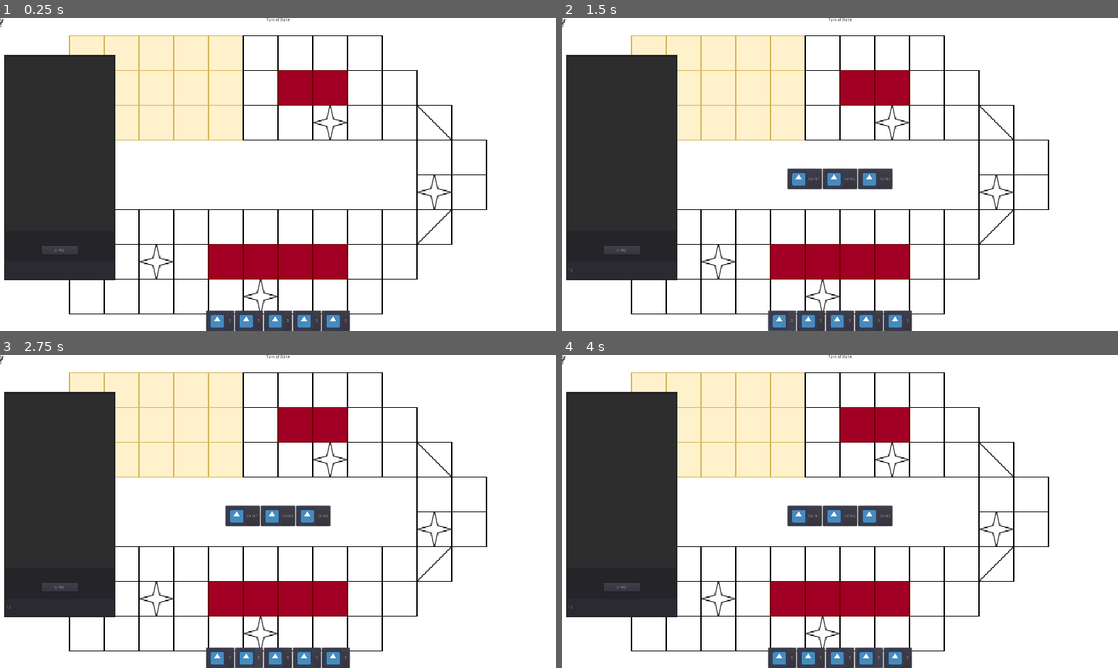
Above: before the commit, frames 1-4 (two rows, left to right).
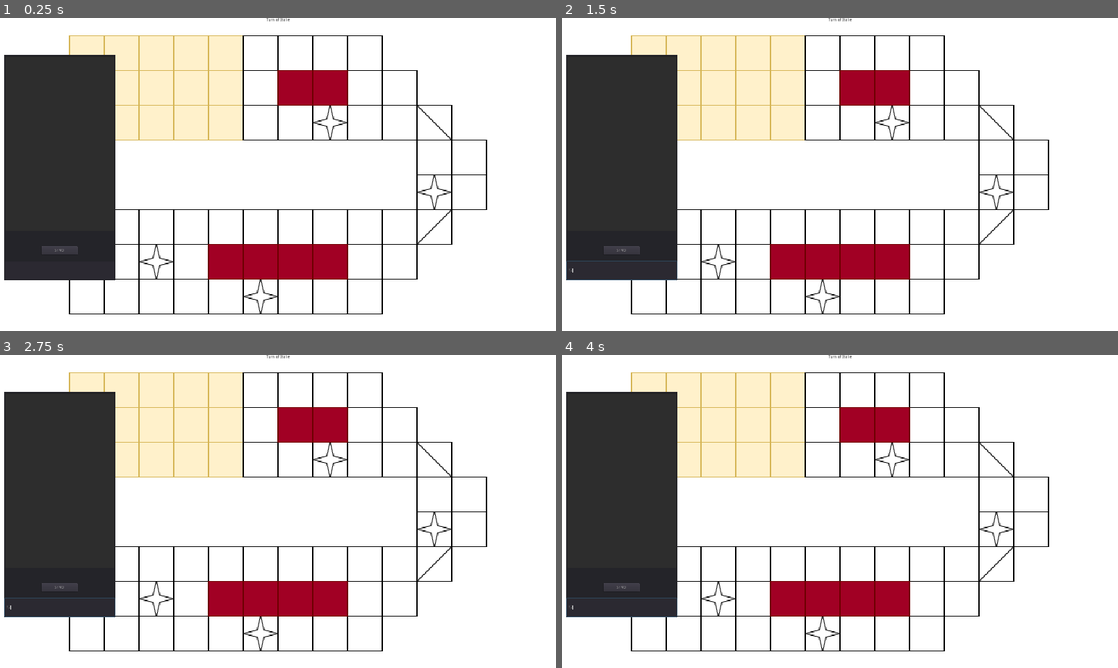
Above: after the commit, the same moments.

Repository: abarbieux/TIA-Prolog-Project
Game: Godot game, scene res://Main.tscn
The game is run twice, just before and just after one commit, with the same random seed, the same clock (stepped at 60 frames per second) and the same inputs. The engine's default icon, where the game draws it, is replaced by a stand-in: a white triangle on a blue panel in a dark square.
Inputs (mouse positions are in pixels of both pictures, inside the frame that each line leads up to):
- Up to frame 1 (0.25 s): no input
- Up to frame 2 (1.5 s): click (623, 271) at 0.52 s; type "12" at 0.6 s; click (784, 321) at 1.25 s, where only the run before the commit has a clickable "3"
- Up to frame 3 (2.75 s): click (250, 658) at 2 s, where only the run before the commit has a clickable "3"
- Up to frame 4 (4 s): click (840, 658) at 2.75 s, where only the run before the commit has a clickable "3"; click (867, 658) at 3.5 s, where only the run before the commit has a clickable "3"

The runs differ from the first frame. In frame 1, 1.7% of the frame differs, in the area x 0-63%, y 0-100%; in frame 2, 3.1%; in frame 3, 3.1%; in frame 4, 3.1%.
Error after the commit: Parse Error: The class "Main" was found in global scope, but its script couldn't be loaded. (res://Scripts/ChatBotAI.gd:26)

Commit message:
Added the heuristic 1
• Added a given int array sum finder
• Added the definition of each heuristic
• Added find first chance case method (WIP)

Diff:
--- a/Main.gd
+++ b/Main.gd
@@ -1,4 +1,5 @@
 extends Control
+class_name Main
 
 onready var _path = $Paths
 
@@ -28,7 +29,6 @@
 # Called when the node enters the scene tree for the first time.
 func _ready() -> void:
 	randomize()
-
 	add_child(_A_Star)
 	add_child(_GameWebSocket)
 	add_child(_ChatBotAI)
--- a/Scripts/AStar.gd
+++ b/Scripts/AStar.gd
@@ -68,13 +68,13 @@
 				not_way_available = false
 
 		if not_way_available == true :
-			print("there is a problem with your map, your not suppose to be here")
+			print("There is a problem with your map, you're not supposed to be here.")
 			return []
 
 	path = astar.get_point_path(id(start), id(end))
 	if path.size() != 0:
 		path.remove(0)
-	print("path = ",path)
+	print("Path = ", path)
 	return path
 
 func id(point):
--- a/Scripts/ChatBotAI.gd
+++ b/Scripts/ChatBotAI.gd
@@ -1,24 +1,58 @@
 extends Node
 class_name ChatBotAI
 
-var instance
+var instance: Main
+var heuristic_mode: int
 
 
-# Class Constructor
-# Injecting the main instance to this object to ensure data liability
-func _init(_instance):
+## Class Constructor.
+## Injecting the main instance to this object to ensure data liability.
+## Heuristic mode goes from 0 to 2 and follow thoses specifications:
+##	0: Plays the biggest card possible every turn to make the last players go as far as possible.
+##	1: Plays the chances cases as much as possible to spare the maximum of high cards.
+##	2: Combine both 0 and 1 heuristics to improve the chances for the team to go the fartest.
+##		In this heuristic, the card chosen will take into account the maximum bid from the chances cases,
+##		in our actual implementation it has 57% chances to be a positive outcome.
+##		In a minmax situation, that means that we can take into account that positive outcome so that
+##		we can play towards those cases by adding the maximum value to our case picking card.
+##		i.e: deck = [2,3,5] ==> chance case at 3, so the maximum mouvement would be 3 + 3 and so 6.
+##			So, the player plays the card "3" instead of "5" because it is the best chance to get a
+##			"6" without using the said card (which in this case he doesn't have) and to save the "5"
+##			which would be lower than "6". Doing so, we can have a positive outcome of our move at 57%
+##			chance and thus saving our high card for later to go further into the game faster.
+##	3: Same as the heuristic 2, but takes into account the possibility to block other players path
+##		by looking at which cards they have and if it's possible to make them pass their turn with
+##		one of our movements cards.
+func _init(_instance: Main):
 	instance = _instance
+	heuristic_mode = 0
 
 
-func get_best_card(team, player):
+func get_best_card(team: String):
+	match heuristic_mode:
+		0: return get_best_card_h0(team)
+		1: return get_best_card_h1(team)
+		_: return get_best_card_h0(team)
+
+
+func get_best_card_h0(team: String) -> int:
 	var country_index = instance.Countries.find(team, 0)
 	var team_deck = instance._Deck.Deck_Carte_Player[country_index]
-	# Heuristic (Naive)
-	#	• Play the highest card possible
 	return team_deck.max()
 
 
-func get_cyclist_position(team, cyclist_number) -> Vector2:
+func get_best_card_h1(team: String) -> int:
+	var cyclist_number: int = instance.get_last_cyclist_movable(team)[0]
+	var first_chance_case_distance: int = find_first_chance_case_distance(team, cyclist_number)
+	if first_chance_case_distance == -1: return get_best_card_h0(team)
+	var sum_to_chance_case: Array = find_sum_of(team, first_chance_case_distance)
+	if len(sum_to_chance_case) == 0: return get_best_card_h0(team)
+	return sum_to_chance_case[0]
+
+
+## Get the given cyclist position in a @Vector2 format.
+## @return the position of the cyclist or a @Vector2 filled with -1.0 if cyclist doesn't exists.
+func get_cyclist_position(team: String, cyclist_number: int) -> Vector2:
 	var team_list : Array
 	var found_cyclist : Cycliste
 	for cyclist in instance._Players:
@@ -29,3 +63,40 @@
 		return Vector2(-1.0, -1.0)
 	else:
 		return found_cyclist.CurrentCase
+
+
+## Find the array of cards from the given team deck that makes the sum of a number.
+## @return an array with the cards to make the given sum or an empty one if not found.
+func find_sum_of(team: String, number: int) -> Array:
+	var country_index = instance.Countries.find(team, 0)
+	var team_deck = instance._Deck.Deck_Carte_Player[country_index]
+	for card_1 in team_deck:
+		if card_1 > number: continue
+		elif card_1 == number: return [card_1]
+
+		var removed_card_deck = (team_deck + []).remove(card_1)
+		if number - card_1 in removed_card_deck: return [card_1, number - card_1]
+
+		var accumulator = card_1;
+		var cards = [card_1]
+		for i in range(len(removed_card_deck)):
+			if accumulator >= number: break
+			if accumulator + removed_card_deck[i] <= number:
+				accumulator += removed_card_deck[i]
+				cards.append(removed_card_deck[i])
+		if accumulator == number: return cards
+	return []
+
+
+## Find the first chance case.
+## @parameter case_skipping: Amount of cases to skip before looking for the first chance case.
+##							 This parameter should always be set to the minimum card number a player has in his deck.
+## @return the distance between the player and the first chance case found.
+func find_first_chance_case_distance(team: String, cyclist_number: int, case_skipping: int = 0) -> int:
+	var cyclist_position: Vector2 = get_cyclist_position(team, cyclist_number)
+	var path: Array = instance._A_Star.Chemins
+	## TODO: With the path, get the first position with a "2" in it, meaning it's a chance case.
+	##		 Don't forget to offset the player's position by the case skipping value first.
+	var chance_case_position = Vector2.ZERO ## <===== MUST BE CHANGED TO THE REAL CHANCE CASE POSITION GETTER
+	if chance_case_position != Vector2(-1.0, -1.0): return int(round(pow((pow(chance_case_position[0] - cyclist_position[0], 2.0) + pow(chance_case_position[1] - cyclist_position[1], 2.0)), 0.5)))
+	return -1
--- a/project.godot
+++ b/project.godot
@@ -33,13 +33,19 @@
 "class": "GameWebSocket",
 "language": "GDScript",
 "path": "res://Scripts/GameWebSocket.gd"
+}, {
+"base": "Control",
+"class": "Main",
+"language": "GDScript",
+"path": "res://Main.gd"
 } ]
 _global_script_class_icons={
 "A_star": "",
 "ChatBotAI": "",
 "Cycliste": "",
 "Deck": "",
-"GameWebSocket": ""
+"GameWebSocket": "",
+"Main": ""
 }
 
 [application]
